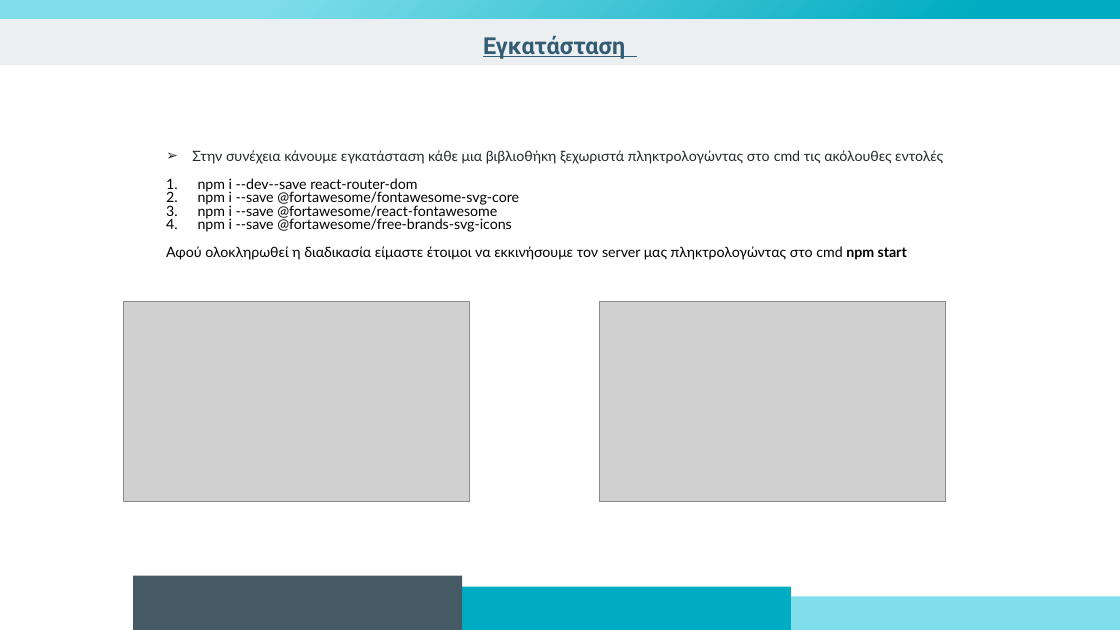
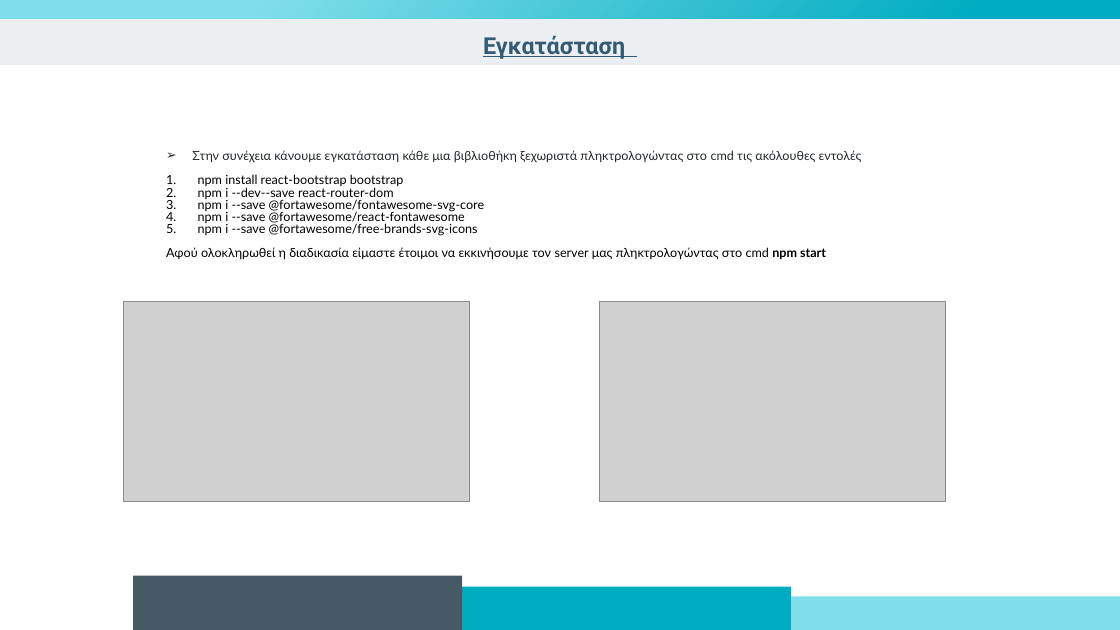
Before and after one commit to KonstantinosPs/Appathon_InternetAndApps, a slide deck: slide 6 of Appathon_InternetAndApps.pptx. Drawn at 1120x630 pixels with LibreOffice and Linux fonts; fonts in the diff are those of the drawing; grey boxes stand for pictures. Boxes give left, top, right and bottom in pixels: in the first picture for what was removed or moved away, otherwise in the second. Text is boxed around its words. In the diff, an @@ line names an element or a change of style, - is before the commit and + after.

```diff
--- a/Appathon_InternetAndApps.pptx
+++ b/Appathon_InternetAndApps.pptx
@@ text at (166,150,862,260): size 12.2 to 10.8 pt @@
@@ text at (198,174,403,186): paragraph added @@
+1. npm install react-bootstrap bootstrap
```
